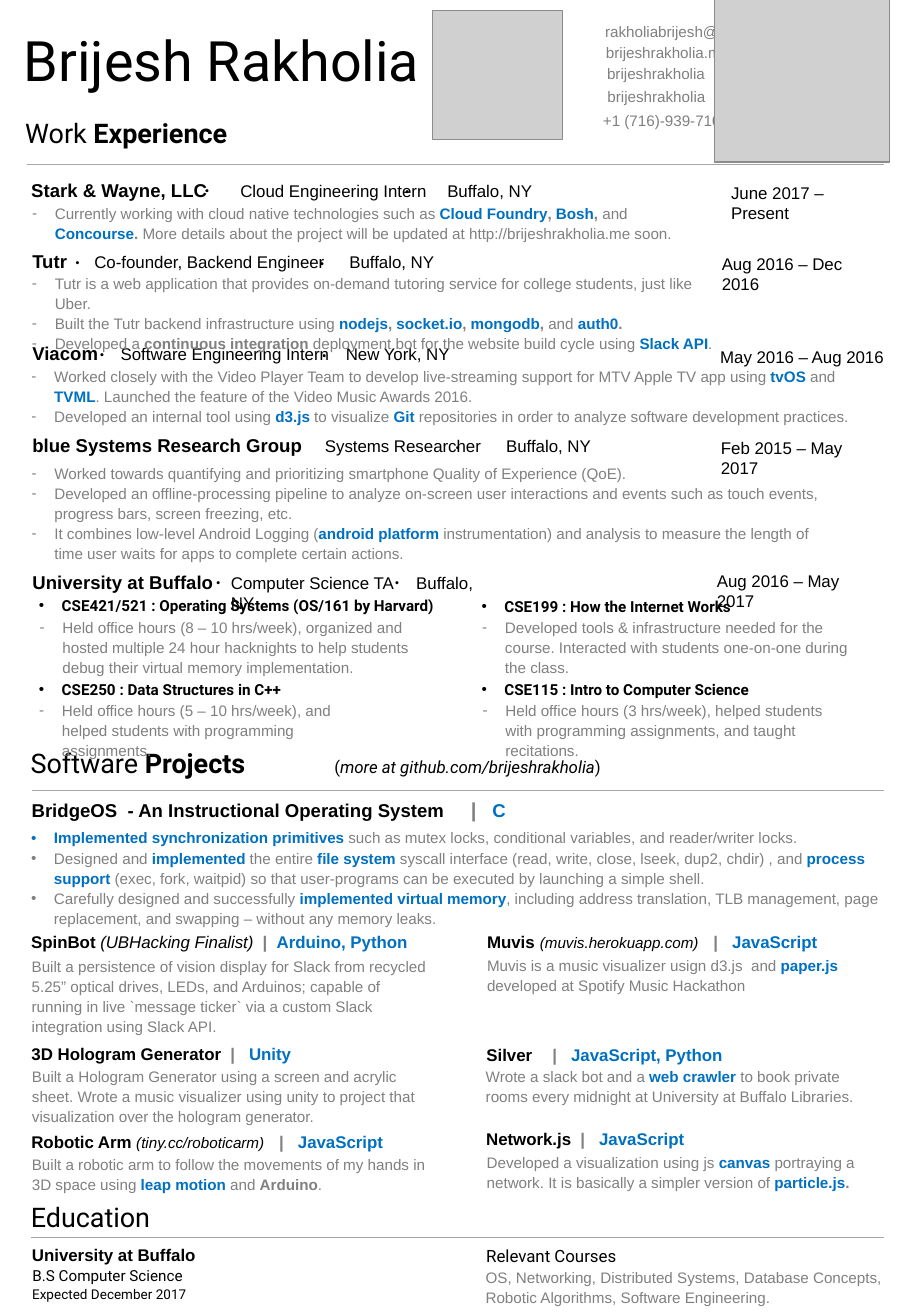
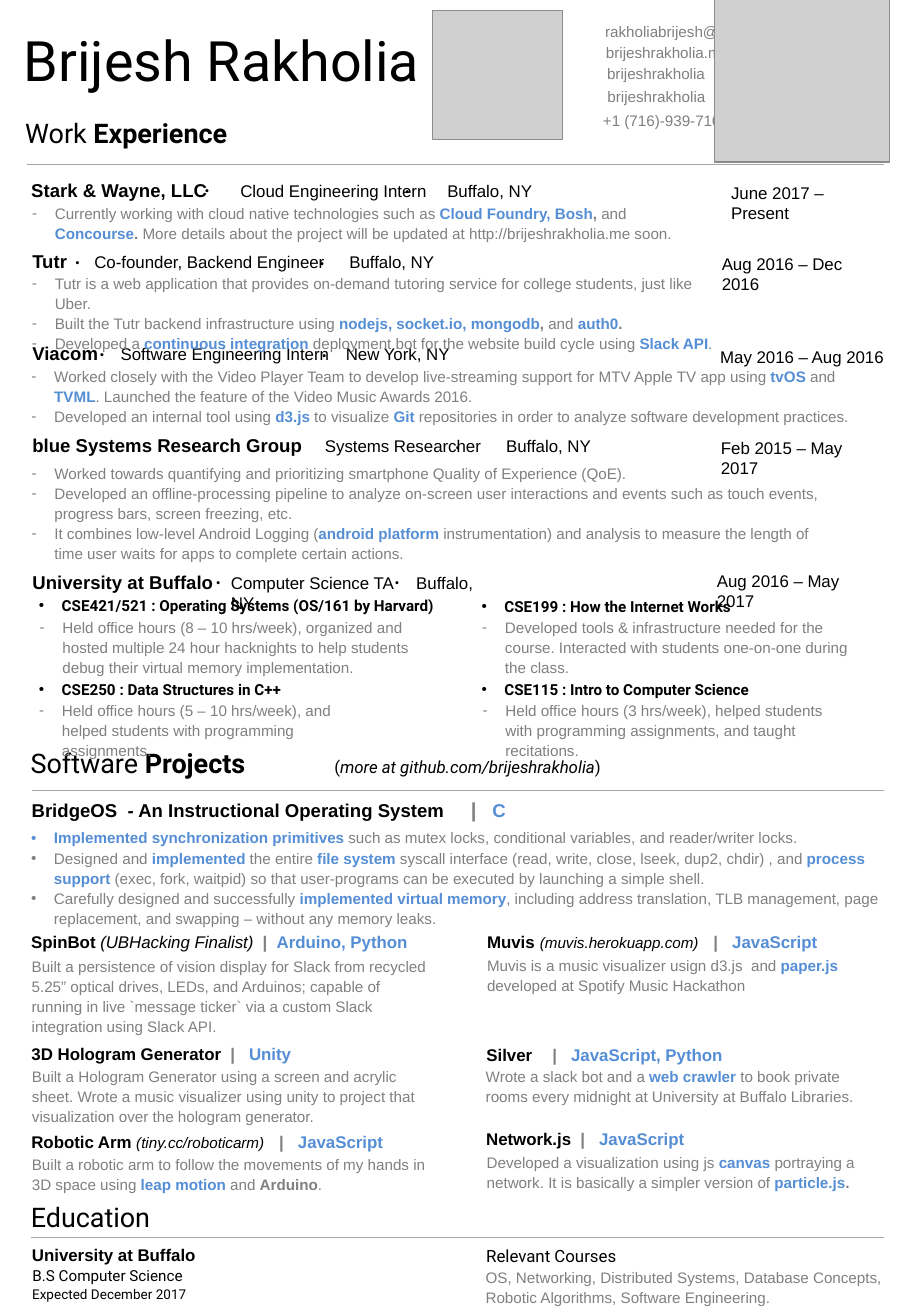
Before and after one commit to abhijitnathwani/brijeshrakholia.github.io, a slide deck: slide 1 of resource/brijesh-resume.pptx. Drawn at 911x1316 pixels with LibreOffice and Linux fonts; fonts in the diff are those of the drawing; grey boxes stand for pictures; background and template pictures are left out. Boxes give left, top, right and bottom in pixels: in the first picture for what was removed or moved away, otherwise in the second. Text is boxed around its words. In the diff, an @@ line names an element or a change of style, - is before the commit and + after.

Commit message:
minor resume change

```diff
--- a/resource/brijesh-resume.pptx
+++ b/resource/brijesh-resume.pptx
@@ text "Currently working with cloud native ..." at (55, 208, 671, 242): text colour #0070C0 to #558ED5 in "Cloud Foundry, Bosh, Concourse."; text colour #808080 to #558ED5 in "Foundry," @@
@@ text at (55, 318, 712, 353): text colour #0070C0 to #558ED5 in "nodejs, socket.io, mongodb, auth0.", "Slack API."; text colour #808080 to #558ED5 in "nodejs, socket.io,", "continuous integration" @@
@@ text "Worked closely with the Video ..." at (54, 371, 848, 425): text colour #0070C0 to #558ED5 in "tvOS TVML.", "d3.js Git" @@
@@ text at (54, 528, 809, 562): text colour #0070C0 to #558ED5 in "(android platform" @@
@@ text "BridgeOS - An Instructional Operating ..." at (32, 803, 505, 821): text colour #0070C0 to #558ED5 in "C" @@
@@ text "Implemented synchronization primitives such as ..." at (54, 832, 878, 927): text colour #0070C0 to #558ED5 in "Implemented synchronization primitives", "implemented file system process support", "implemented virtual memory," @@
@@ text "SpinBot (UBHacking Finalist) | Arduino, ..." at (31, 935, 407, 952): text colour #0070C0 to #558ED5 in "Arduino, Python" @@
@@ text "Muvis is a music visualizer ..." at (487, 960, 838, 994): text colour #0070C0 to #558ED5 in "paper.js" @@
@@ text "3D Hologram Generator | Unity" at (31, 1047, 291, 1064): text colour #0070C0 to #558ED5 in "Unity" @@
@@ text "Silver | JavaScript, Python" at (486, 1048, 722, 1065): text colour #0070C0 to #558ED5 in "JavaScript, Python" @@
@@ text "Wrote a slack bot and ..." at (486, 1071, 853, 1105): text colour #0070C0 to #558ED5 in "web crawler" @@
@@ text colour #0070C0 to #558ED5 in "JavaScript" in 3 elements at (31, 1135, 383, 1152), (487, 935, 817, 952), (486, 1132, 684, 1149) @@
@@ text "Built a robotic arm to ..." at (32, 1159, 425, 1193): text colour #0070C0 to #558ED5 in "leap motion" @@
@@ text "Developed a visualization using js ..." at (487, 1157, 854, 1191): text colour #0070C0 to #558ED5 in "canvas particle.js." @@
```
